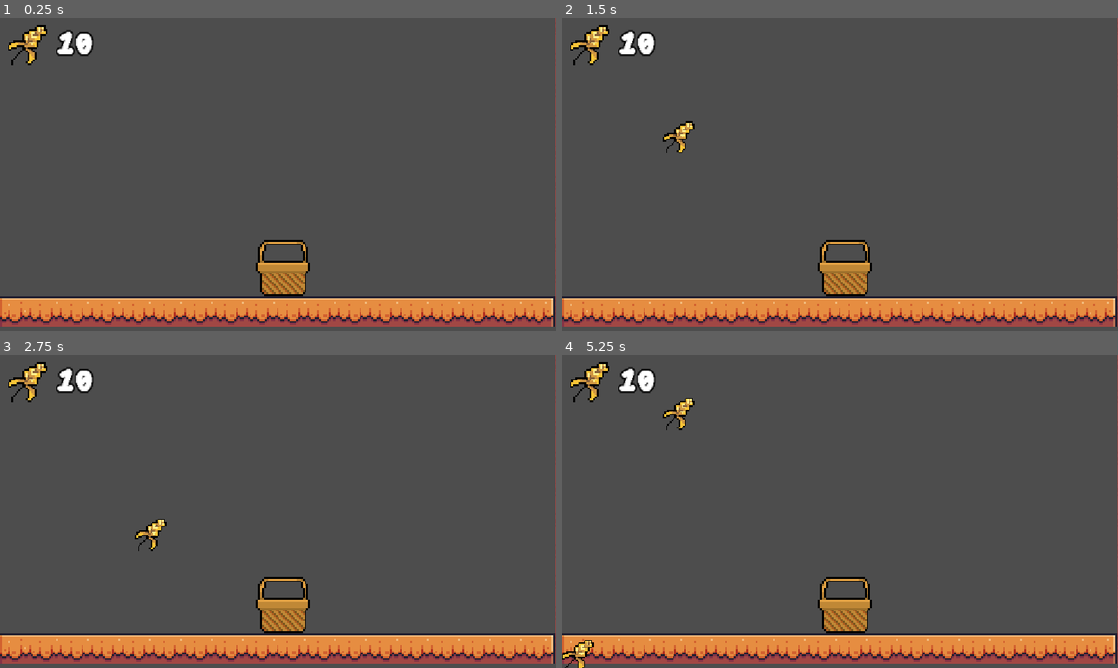
Above: before the commit, frames 1-4 (two rows, left to right).
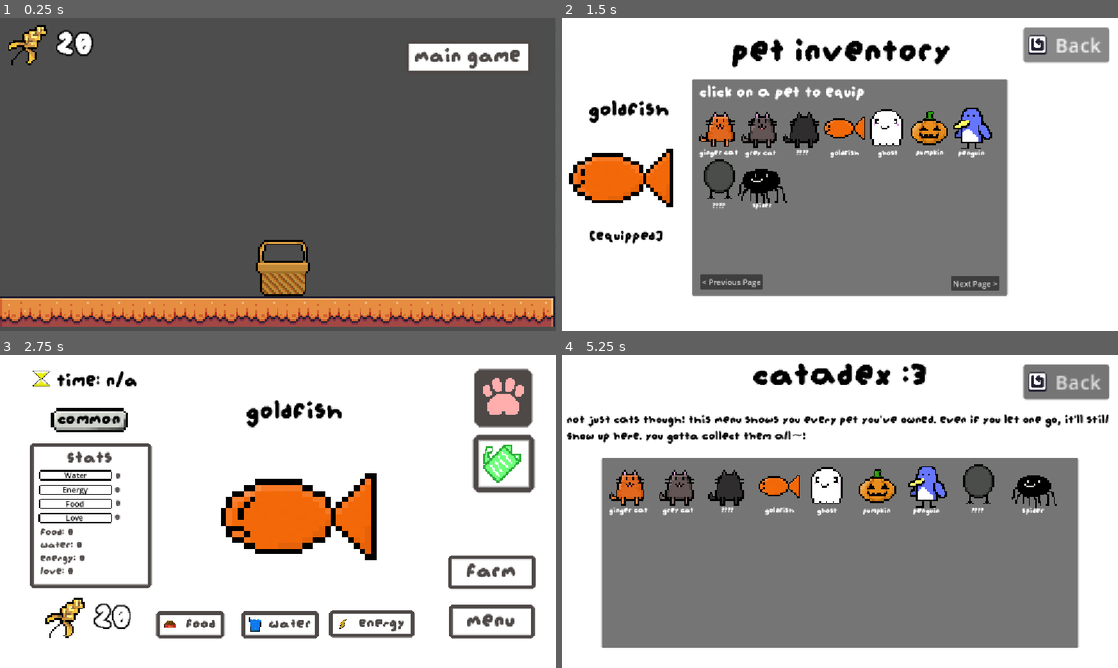
Above: after the commit, the same moments.

Repository: smallzdev/Tomagotchi-game
Game: Godot game, scene res://scenes/collectgrain.tscn
Same seed, same stepped clock (60 frames per second), same inputs: the game is played once before the commit and once after it. This scene is started directly instead of the project's main scene.
Inputs (mouse positions are in pixels of both pictures, inside the frame that each line leads up to):
- Up to frame 1 (0.25 s): no input
- Up to frame 2 (1.5 s): click (1029, 58) at 0.5 s, where only the run after the commit has a clickable "main game"; click (1067, 61) at 1.27 s
- Up to frame 3 (2.75 s): click (505, 383) at 2 s, where only the run after the commit has a clickable "Back"
- Up to frame 4 (5.25 s): click (751, 624) at 2.75 s, where only the run after the commit has a clickable "food"; click (840, 624) at 3.5 s, where only the run after the commit has a clickable "water"; click (934, 624) at 4.25 s, where only the run after the commit has a clickable "energy"; click (1067, 464) at 5.02 s

The runs differ from the first frame. In frame 1, 1.8% of the frame differs, in the area x 10-95%, y 3-17%; in frame 2, 98%; in frame 3, 95%; in frame 4, 99%, in the area x 0-100%, y 0-100%.

Commit message:
FINALLY GOT FOOD BUTTON TO RELY ON GRAIN STUFF AND MADE ALL THAT FUNCTIONALHAOIERGH

Diff:
--- a/scenes/collectgrain.gd
+++ b/scenes/collectgrain.gd
@@ -6,6 +6,8 @@
 func _ready() -> void:
 	$Timer.timeout.connect(onTimeout)
 	$Timer.start()
+	var backButton = $backbutton
+	backButton.pressed.connect(back_button_pressed)
 
 
 # Called every frame. 'delta' is the elapsed time since the previous frame.
@@ -13,3 +15,6 @@
 	var grainclone: Node = grain.instantiate()
 	add_child(grainclone)
 	grainclone.position.x = randi_range(0,1152)
+
+func back_button_pressed():
+	get_tree().change_scene_to_file("res://scenes/menus/main_game_scene.tscn")
--- a/scenes/collectgrain.tscn
+++ b/scenes/collectgrain.tscn
@@ -4,6 +4,7 @@
 [ext_resource type="PackedScene" uid="uid://bkhit85bmmlor" path="res://scenes/basket.tscn" id="1_gxq67"]
 [ext_resource type="Texture2D" uid="uid://cp3trgw5n2mge" path="res://Resources/PixelPack copy/Terrain/Terrain (16x16).png" id="2_sbdrl"]
 [ext_resource type="PackedScene" uid="uid://7s5fj1hnj2b1" path="res://scenes/grain_ui.tscn" id="4_4jhex"]
+[ext_resource type="FontFile" uid="uid://dyibl4resr8wn" path="res://Resources/font/augiepixel.ttf" id="5_4jhex"]
 
 [sub_resource type="TileSetAtlasSource" id="TileSetAtlasSource_djw0p"]
 texture = ExtResource("2_sbdrl")
@@ -170,6 +171,45 @@
 physics_layer_0/collision_layer = 1
 sources/0 = SubResource("TileSetAtlasSource_djw0p")
 
+[sub_resource type="StyleBoxFlat" id="StyleBoxFlat_mjd7v"]
+bg_color = Color(1, 1, 1, 1)
+border_width_left = 8
+border_width_top = 8
+border_width_right = 8
+border_width_bottom = 8
+border_color = Color(0.30588236, 0.28627452, 0.2784314, 1)
+corner_radius_top_left = 5
+corner_radius_top_right = 5
+corner_radius_bottom_right = 5
+corner_radius_bottom_left = 5
+corner_detail = 1
+
+[sub_resource type="StyleBoxFlat" id="StyleBoxFlat_38dey"]
+bg_color = Color(0.16818258, 0.15563756, 0.15061828, 1)
+border_width_left = 8
+border_width_top = 8
+border_width_right = 8
+border_width_bottom = 8
+border_color = Color(0.16862746, 0.15686275, 0.14901961, 1)
+corner_radius_top_left = 5
+corner_radius_top_right = 5
+corner_radius_bottom_right = 5
+corner_radius_bottom_left = 5
+corner_detail = 1
+
+[sub_resource type="StyleBoxFlat" id="StyleBoxFlat_1mml5"]
+bg_color = Color(0.30588236, 0.28627452, 0.2784314, 1)
+border_width_left = 8
+border_width_top = 8
+border_width_right = 8
+border_width_bottom = 8
+border_color = Color(0.30588236, 0.28627452, 0.2784314, 1)
+corner_radius_top_left = 5
+corner_radius_top_right = 5
+corner_radius_bottom_right = 5
+corner_radius_bottom_left = 5
+corner_detail = 1
+
 [node name="Node" type="Node" unique_id=1016466632]
 script = ExtResource("1_4jhex")
 
@@ -193,3 +233,16 @@
 [node name="grain_ui" parent="." unique_id=1734086535 instance=ExtResource("4_4jhex")]
 
 [node name="Timer" type="Timer" parent="." unique_id=1590058882]
+
+[node name="backbutton" type="Button" parent="." unique_id=2045750543]
+offset_left = 843.0
+offset_top = 46.0
+offset_right = 1105.0
+offset_bottom = 117.0
+theme_override_colors/font_color = Color(0.30588236, 0.28627452, 0.2784314, 1)
+theme_override_fonts/font = ExtResource("5_4jhex")
+theme_override_font_sizes/font_size = 50
+theme_override_styles/normal = SubResource("StyleBoxFlat_mjd7v")
+theme_override_styles/pressed = SubResource("StyleBoxFlat_38dey")
+theme_override_styles/hover = SubResource("StyleBoxFlat_1mml5")
+text = "main game"
--- a/scenes/menus/main_game_scene.tscn
+++ b/scenes/menus/main_game_scene.tscn
@@ -872,6 +872,57 @@
 "speed": 5.0
 }]
 
+[sub_resource type="StyleBoxFlat" id="StyleBoxFlat_njqwk"]
+bg_color = Color(1, 1, 1, 1)
+border_width_left = 12
+border_width_top = 12
+border_width_right = 12
+border_width_bottom = 12
+border_color = Color(0.30588236, 0.28627452, 0.2784314, 1)
+corner_radius_top_left = 5
+corner_radius_top_right = 5
+corner_radius_bottom_right = 5
+corner_radius_bottom_left = 5
+
+[sub_resource type="StyleBoxFlat" id="StyleBoxFlat_4f8iy"]
+bg_color = Color(0.38431373, 0.38431373, 0.38431373, 0)
+border_width_left = 6
+border_width_top = 6
+border_width_right = 6
+border_width_bottom = 6
+border_color = Color(0.30588236, 0.28627452, 0.2784314, 1)
+corner_radius_top_left = 5
+corner_radius_top_right = 5
+corner_radius_bottom_right = 5
+corner_radius_bottom_left = 5
+corner_detail = 1
+
+[sub_resource type="StyleBoxFlat" id="StyleBoxFlat_iwkmd"]
+bg_color = Color(0.16818258, 0.15563756, 0.15061828, 1)
+border_width_left = 6
+border_width_top = 6
+border_width_right = 6
+border_width_bottom = 6
+border_color = Color(0.16862746, 0.15686275, 0.14901961, 1)
+corner_radius_top_left = 5
+corner_radius_top_right = 5
+corner_radius_bottom_right = 5
+corner_radius_bottom_left = 5
+corner_detail = 1
+
+[sub_resource type="StyleBoxFlat" id="StyleBoxFlat_bomb8"]
+bg_color = Color(0.30588236, 0.28627452, 0.2784314, 1)
+border_width_left = 6
+border_width_top = 6
+border_width_right = 6
+border_width_bottom = 6
+border_color = Color(0.30588236, 0.28627452, 0.2784314, 1)
+corner_radius_top_left = 5
+corner_radius_top_right = 5
+corner_radius_bottom_right = 5
+corner_radius_bottom_left = 5
+corner_detail = 1
+
 [node name="Node2D" type="Node2D" unique_id=111207536]
 
 [node name="HardcoreScoreTimer" type="Timer" parent="." unique_id=19282952]
@@ -1232,6 +1283,52 @@
 offset_transform_scale = Vector2(1.5, 1.5)
 texture = ExtResource("27_p82fg")
 
+[node name="errorpanel" type="Panel" parent="." unique_id=1478591585]
+visible = false
+offset_left = 339.0
+offset_top = 203.0
+offset_right = 866.0
+offset_bottom = 424.0
+theme_override_styles/panel = SubResource("StyleBoxFlat_njqwk")
+
+[node name="errorbutton" type="Button" parent="errorpanel" unique_id=179759125]
+layout_mode = 0
+offset_left = 184.0
+offset_top = 144.0
+offset_right = 348.0
+offset_bottom = 200.0
+theme_override_colors/font_color = Color(0.30588236, 0.28627452, 0.2784314, 1)
+theme_override_fonts/font = ExtResource("4_ymjn7")
+theme_override_font_sizes/font_size = 38
+theme_override_styles/normal = SubResource("StyleBoxFlat_4f8iy")
+theme_override_styles/pressed = SubResource("StyleBoxFlat_iwkmd")
+theme_override_styles/hover = SubResource("StyleBoxFlat_bomb8")
+text = "Got it!"
+
+[node name="errortitle" type="Label" parent="errorpanel" unique_id=492742743]
+layout_mode = 0
+offset_left = 73.0
+offset_top = 25.0
+offset_right = 459.0
+offset_bottom = 73.0
+theme_override_colors/font_color = Color(0, 0, 0, 1)
+theme_override_fonts/font = ExtResource("4_ymjn7")
+theme_override_font_sizes/font_size = 50
+text = "Insufficient Grains"
+
+[node name="errordescription" type="Label" parent="errorpanel" unique_id=188335048]
+layout_mode = 0
+offset_left = 33.0
+offset_top = 73.0
+offset_right = 521.0
+offset_bottom = 138.0
+theme_override_colors/font_color = Color(0.30588236, 0.28627452, 0.2784314, 1)
+theme_override_fonts/font = ExtResource("4_ymjn7")
+theme_override_font_sizes/font_size = 32
+text = "You do not have enough grains to
+feed your pet. Go farm more grains!"
+
 [connection signal="input_event" from="Area2D" to="Area2D" method="petting_love"]
 [connection signal="timeout" from="Timer" to="petsButton" method="_on_5s_timer_timeout"]
 [connection signal="timeout" from="HardcoreTimer" to="petsButton" method="_on_hardcore_timer_timeout"]
+[connection signal="pressed" from="errorpanel/errorbutton" to="petsButton" method="_on_errorbutton_pressed"]
--- a/scripts/global.gd
+++ b/scripts/global.gd
@@ -32,7 +32,9 @@
 
 var hatched = false
 
-var grains = 10
+var gachadonce = false
+
+var grains = 20
 
 func add_grains(amount: int) -> void:
 	grains+=amount
--- a/scripts/grain_ui.gd
+++ b/scripts/grain_ui.gd
@@ -9,7 +9,7 @@
 	# on event coin collected
 
 func reset_ui() -> void:
-	label.text = "10"
+	label.text = "20"
 
 func on_event_grain_collected(amount: int) -> void:
 	label.text = str(Global.grains)
--- a/scripts/main_game_buttons.gd
+++ b/scripts/main_game_buttons.gd
@@ -18,6 +18,12 @@
 @onready var petSprite = %PetSprite
 @onready var petSpriteNameText = %petSpriteTitle
 
+#grain label
+@onready var grainlabel = $"../grain_ui/Label"
+
+#error panel stuff
+@onready var errorpanel = $"../errorpanel"
+
 func petsButton_pressed():
 	get_tree().call_deferred("change_scene_to_file", "res://scenes/menus/pets.tscn")
 
@@ -54,6 +60,10 @@
 # Note: this might be a bit confusing, check
 # pet_sprite.gd file for comments on how it all works.
 func foodButton_pressed():
+	if Global.grains <10:
+		errorpanel.visible = true
+		%foodButton.disabled = true
+	Global.grains -=5
 	if Global.food <= 90:
 		print("Food is less than 100, at " + str(Global.food))
 		Global.food += 10
@@ -128,6 +138,7 @@
 # when updating, make sure to also update pet_sprite.gd
 # as it uses this same function
 func statUpdate():
+	grainlabel.text = str(Global.grains)
 	statText.text = "Food: " + str(Global.food) + "
 	Water: " + str(Global.water) + "
 	Energy: " + str(Global.energy) + "
@@ -222,7 +233,7 @@
 	if Global.hardcore == false:
 		# decrease variables
 		if Global.water > 0:
-			Global.water -= 5
+			Global.water -= 2
 		if Global.food > 0:
 			Global.food -= 5
 		if Global.love > 0:
@@ -274,3 +285,6 @@
 	# anything else is happy.
 	elif Global.water > 50 or Global.love > 50 or Global.energy > 50:
 		petSprite.frame = 0
+
+func _on_errorbutton_pressed() -> void:
+	errorpanel.visible = false
--- a/scripts/pet_sprite.gd
+++ b/scripts/pet_sprite.gd
@@ -18,19 +18,21 @@
 
 func _ready() -> void:
 	randomize()
-	var gacha = randi_range(1, 100)
-	if gacha <= 75:
-		print("common")
-		Global.pet = [1, 2, 3, 4, 6]
-		var commonrandom = Global.pet.pick_random()
-		Global.pet = commonrandom
-	else:
-		print("legendary")
-		Global.pet = [5, 7, 9]
-		var legendaryrandom = Global.pet.pick_random()
-		Global.pet = legendaryrandom
-	loadEquippedPet()
-	print(Global.pet)
+	if Global.gachadonce == false:
+		var gacha = randi_range(1, 100)
+		Global.gachadonce = true
+		if gacha <= 75:
+			print("common")
+			Global.pet = [1, 2, 3, 4, 6]
+			var commonrandom = Global.pet.pick_random()
+			Global.pet = commonrandom
+		else:
+			print("legendary")
+			Global.pet = [5, 7, 9]
+			var legendaryrandom = Global.pet.pick_random()
+			Global.pet = legendaryrandom
+		loadEquippedPet()
+		print(Global.pet)
 
 func loadEquippedPet():
 # Pet 1 - Ginger Cat
